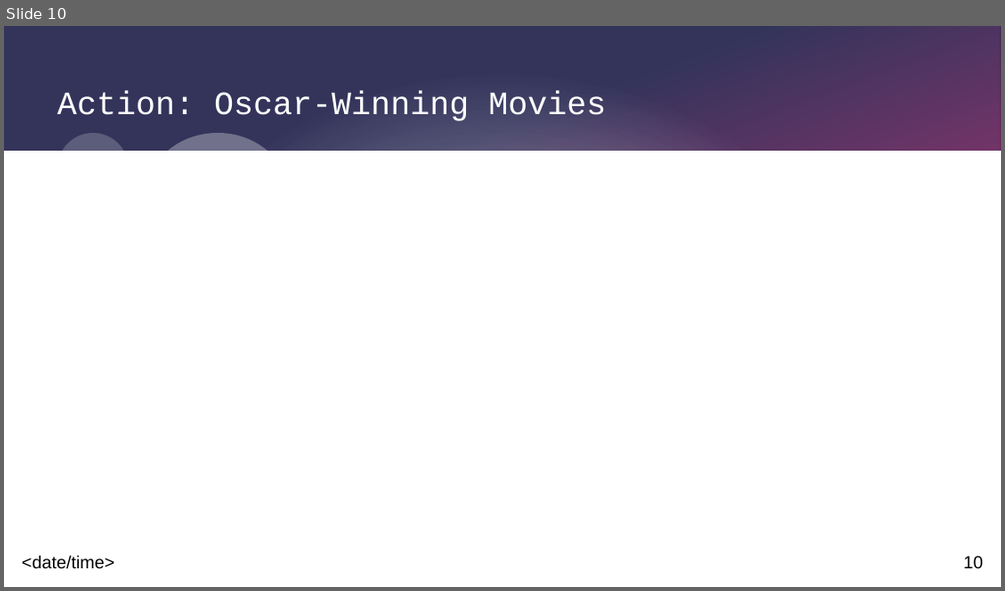
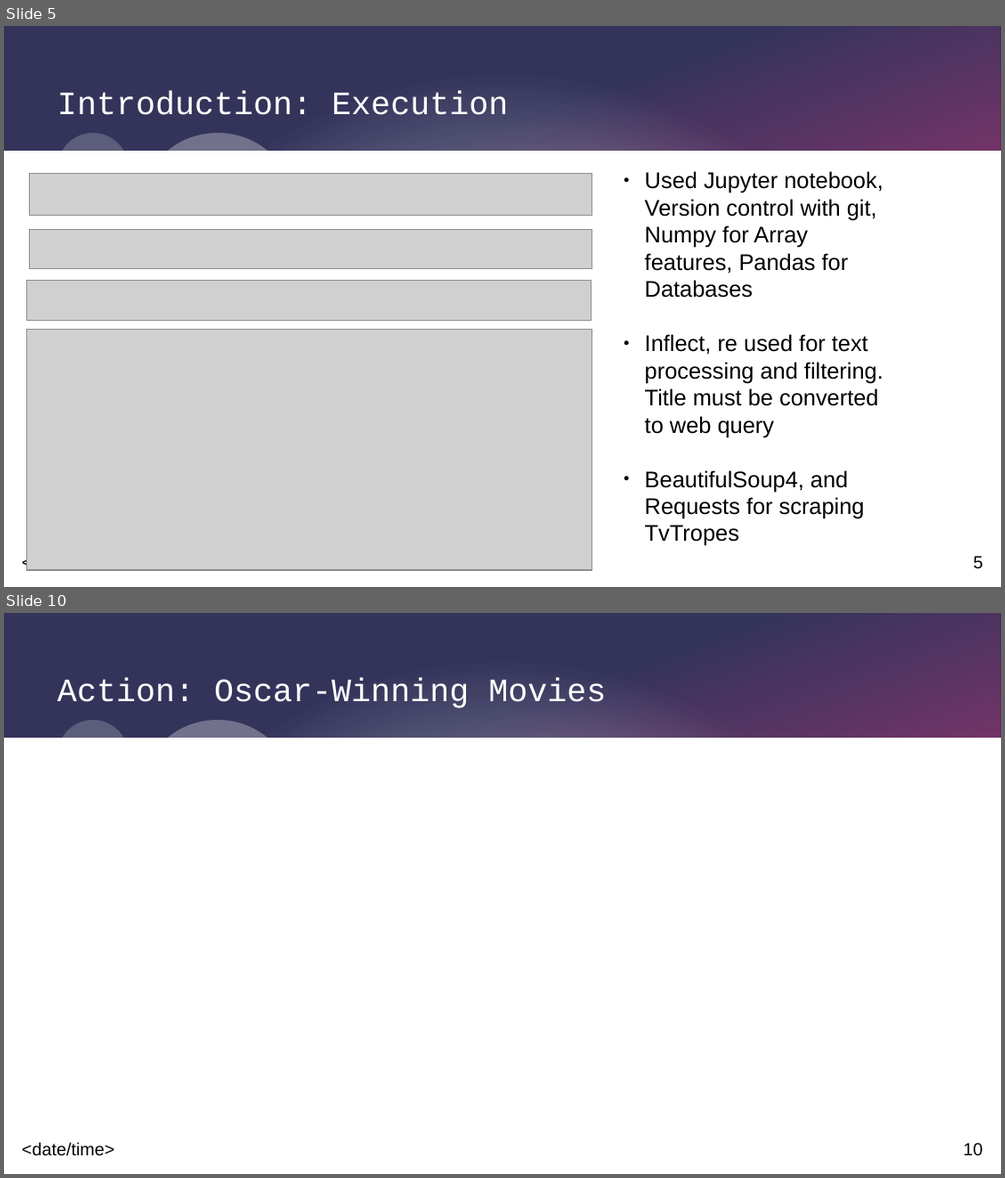
Before and after one commit to SacredFisher/Python_Project, a slide deck: SrikarP_FilmProject.pptx. Shown one above the other, each under a label of ours: slide 10 before the commit, slides 5 and 10 after it; the slides between them are not shown. The pictures are 1005x591 and 1005x1178 pixels, drawn with LibreOffice and Linux fonts; fonts in the diff are those of the drawing; grey boxes stand for pictures. Boxes give left, top, right and bottom in pixels: in the first picture for what was removed or moved away, otherwise in the second. Text is boxed around its words. In the diff, an @@ line names an element or a change of style, - is before the commit and + after.

```diff
--- a/SrikarP_FilmProject.pptx
+++ b/SrikarP_FilmProject.pptx
@@ slide 5 added at (4,26,1001,587), background #FFFFFF; not listed: 9 template elements that a slide beside it also shows @@
@@ title added at (57,91,508,115), 26 pt, text #FFFFFF @@
+Introduction: Execution
@@ picture added at (29,174,592,216) @@
@@ text added at (645,171,883,519), 18 pt, text #000000 @@
+● Used Jupyter notebook, Version control with git, Numpy for Array features, Pandas for Databases
+● Inflect, re used for text processing and filtering. Title must be converted to web query
+● BeautifulSoup4, and Requests for scraping TvTropes
@@ picture added at (29,230,592,268) @@
@@ picture added at (26,281,591,320) @@
@@ picture added at (26,329,592,571) @@
```
Also in this commit, not shown: 4 slides changed, 1 other slide added, 2 slides removed, 1 other file.
